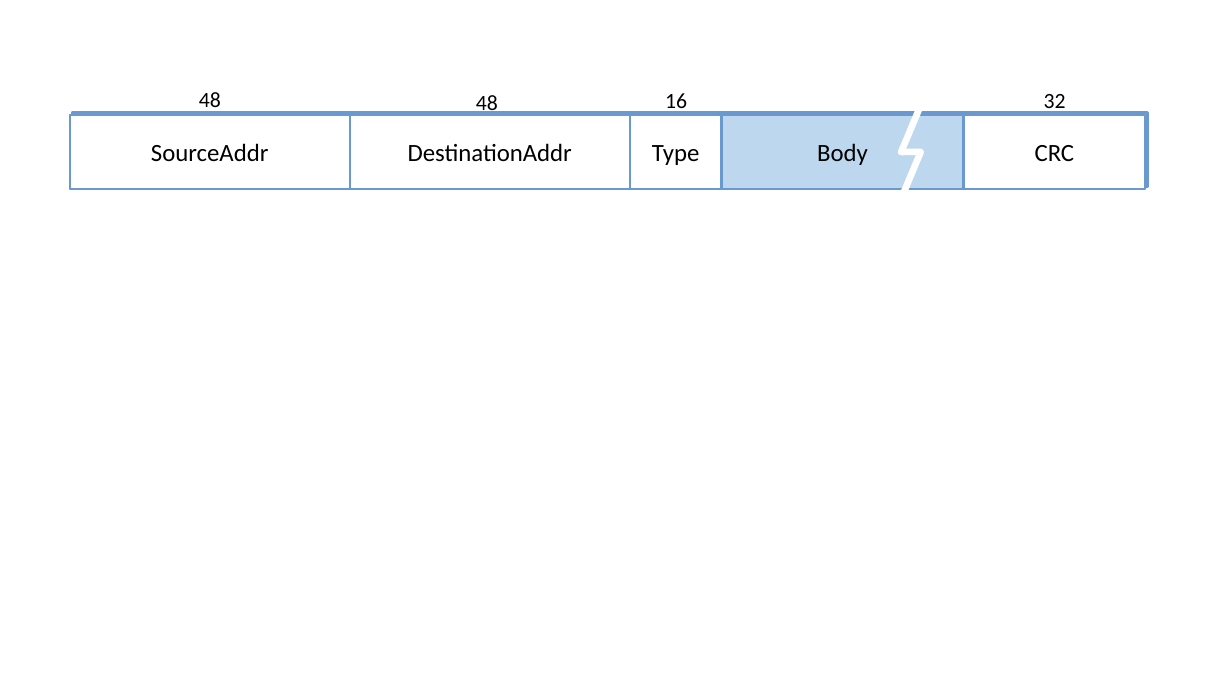
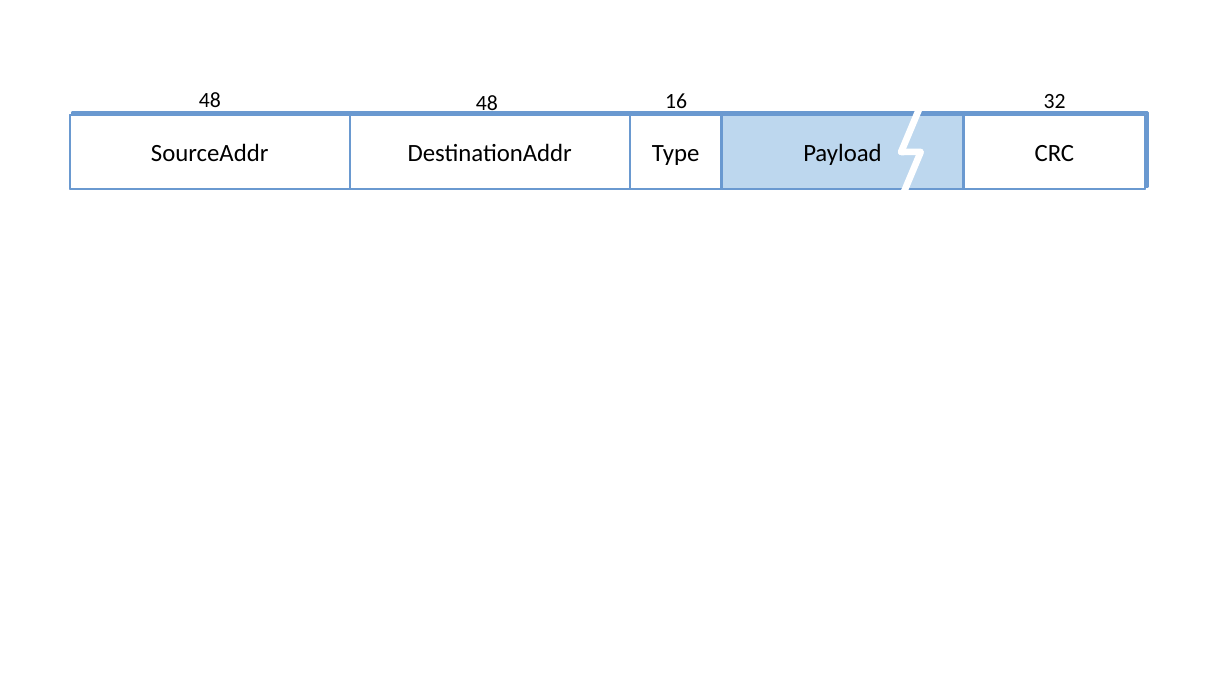
Before and after one commit to SystemsApproach/7E, a slide deck: slide 8 of introduction/figures/introduction.odp. Drawn at 1232x693 pixels with LibreOffice and Linux fonts; fonts in the diff are those of the drawing. Boxes give left, top, right and bottom in pixels: in the first picture for what was removed or moved away, otherwise in the second. Text is boxed around its words. In the diff, an @@ line names an element or a change of style, - is before the commit and + after.

```diff
--- a/introduction/figures/introduction.odp
+++ b/introduction/figures/introduction.odp
@@ text in rectangle at bbox=[803, 143, 881, 165]: text changed @@
-Body
+Payload
```
Also in this commit, not shown: 2 other slides changed, 4 slides added, 15 other files.
